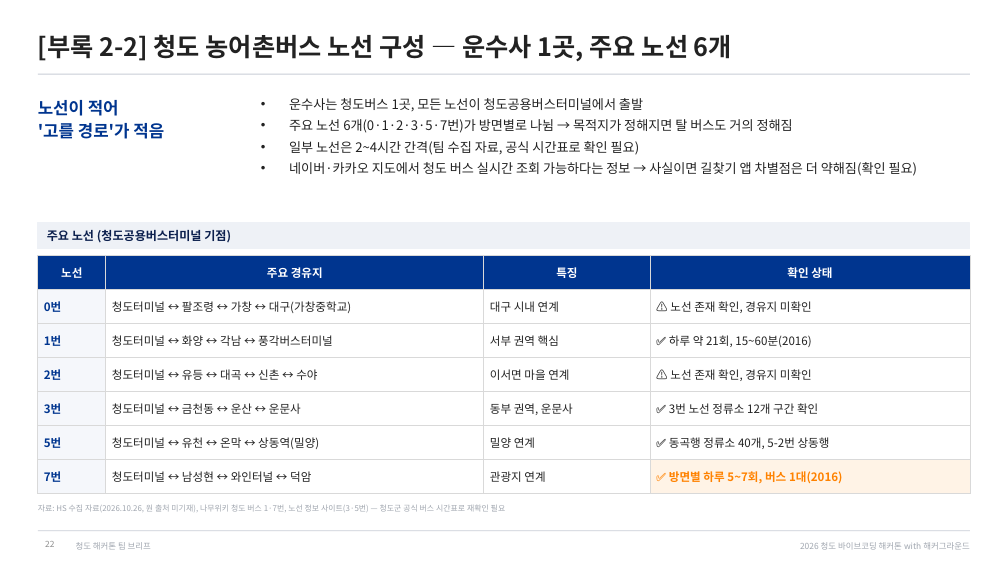
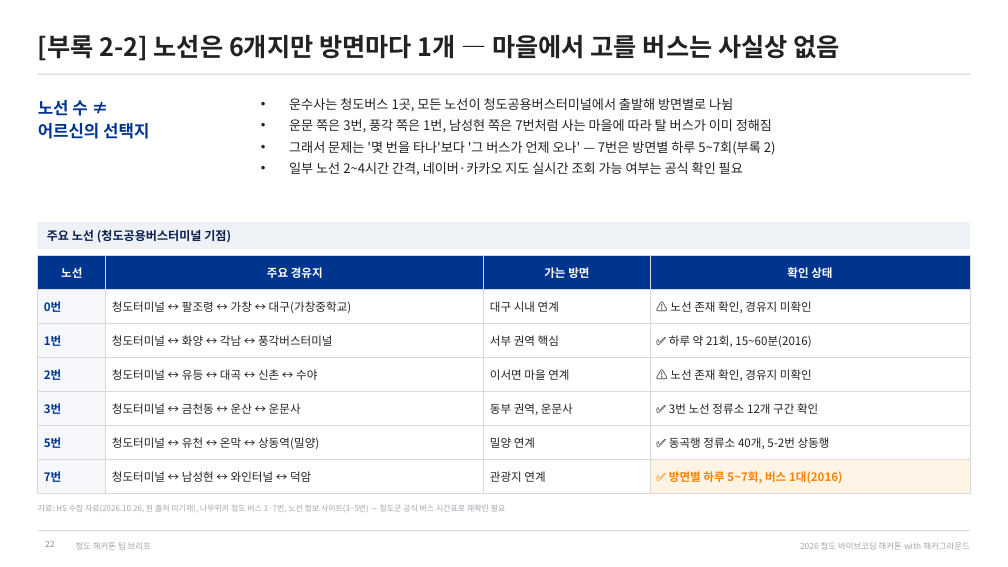
Before and after one commit to fordgril307-wq/Cheongdo_Hackathon, a slide deck: slide 22 of docs/team-brief/청도해커톤_팀브리프.pptx. Drawn at 1008x567 pixels with LibreOffice and Linux fonts; fonts in the diff are those of the drawing. Boxes give left, top, right and bottom in pixels: in the first picture for what was removed or moved away, otherwise in the second. Text is boxed around its words. In the diff, an @@ line names an element or a change of style, - is before the commit and + after.

```diff
--- a/docs/team-brief/청도해커톤_팀브리프.pptx
+++ b/docs/team-brief/청도해커톤_팀브리프.pptx
@@ title at <box>38,35,839,61</box>: text changed @@
-[부록 2-2] 청도 농어촌버스 노선 구성 — 운수사 1곳, 주요 노선 6개
+[부록 2-2] 노선은 6개지만 방면마다 1개 — 마을에서 고를 버스는 사실상 없음
@@ text at <box>38,100,149,139</box>: text changed @@
-노선이 적어
-'고를 경로'가 적음
+노선 수 ≠
+어르신의 선택지
@@ text at <box>289,98,776,175</box>: text changed @@
-• 운수사는 청도버스 1곳, 모든 노선이 청도공용버스터미널에서 출발
-• 주요 노선 6개(0·1·2·3·5·7번)가 방면별로 나뉨 → 목적지가 정해지면 탈 버스도 거의 정해짐
-• 일부 노선은 2~4시간 간격(팀 수집 자료, 공식 시간표로 확인 필요)
-• 네이버·카카오 지도에서 청도 버스 실시간 조회 가능하다는 정보 → 사실이면 길찾기 앱 차별점은 더 약해짐(확인 필요)
+• 운수사는 청도버스 1곳, 모든 노선이 청도공용버스터미널에서 출발해 방면별로 나뉨
+• 운문 쪽은 3번, 풍각 쪽은 1번, 남성현 쪽은 7번처럼 사는 마을에 따라 탈 버스가 이미 정해짐
+• 그래서 문제는 '몇 번을 타나'보다 '그 버스가 언제 오나' — 7번은 방면별 하루 5~7회(부록 2)
+• 일부 노선 2~4시간 간격, 네이버·카카오 지도 실시간 조회 가능 여부는 공식 확인 필요
@@ table at <box>38,256,970,488</box> @@
-row 1, column 3: 특징
+row 1, column 3: 가는 방면
```
Also in this commit, not shown: 1 other slide changed, 3 other files.
